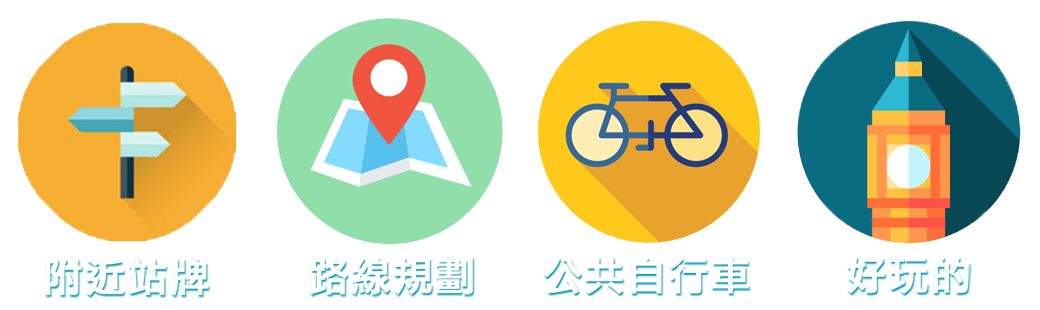
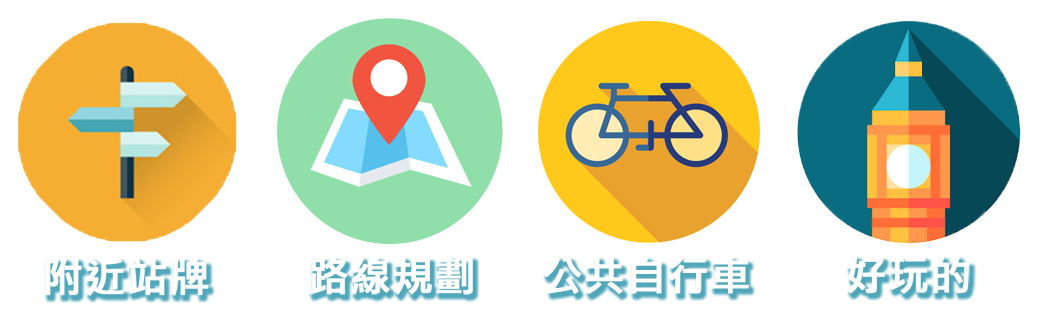
Before/after of a 1040px x 310px layered artwork. What changed in the layer stack:
pixels changed over [44, 256, 977, 304] (layer not identified)
